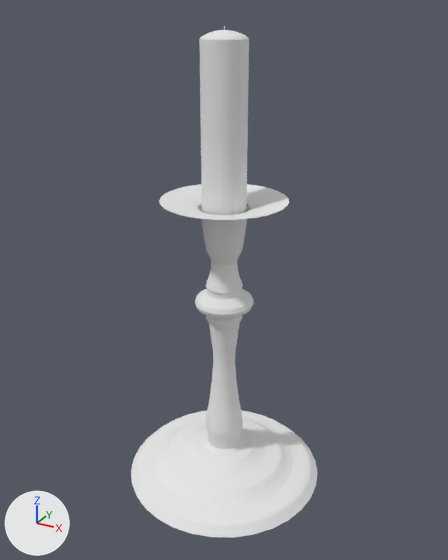
One commit to the OBJ model src/models/candle_full.obj: the scene before it, then after it.
The view is the same before and after, from a 50 mm camera at (3.51, -6.4, 6.22) aimed at (0.0, 0.0, 3.02). Arrows for +X, +Y and +Z are at lower left; the lights stay in place. Where no turn or scale is listed for an object, it has been applied to the vertices.

The first picture shows 'candle_Cylinder.001', 'candlestick_Cylinder'.
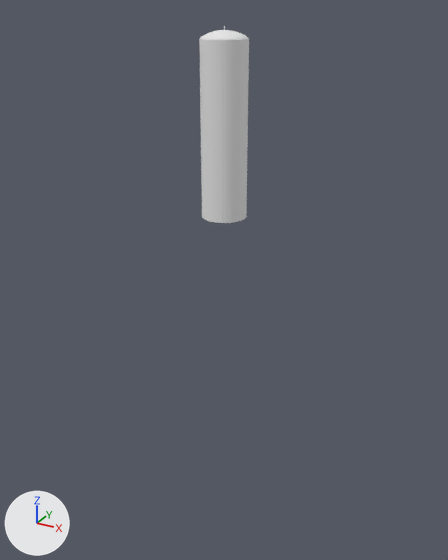
Pixel boxes (x1, y1, x2, y2) of what changed, in the pictures (448 x 560 px):
'candlestick_Cylinder', deleted
    before: (131, 184, 318, 538)

What changed in the scene script:
```text
Remove ob_candlestick_cylinder:
    ob_candlestick_cylinder = bpy.data.objects.new('candlestick_Cylinder', me_candlestick_cylinder)
    ob_candlestick_cylinder.location = (0.0, 0.0, 0.0)
```
